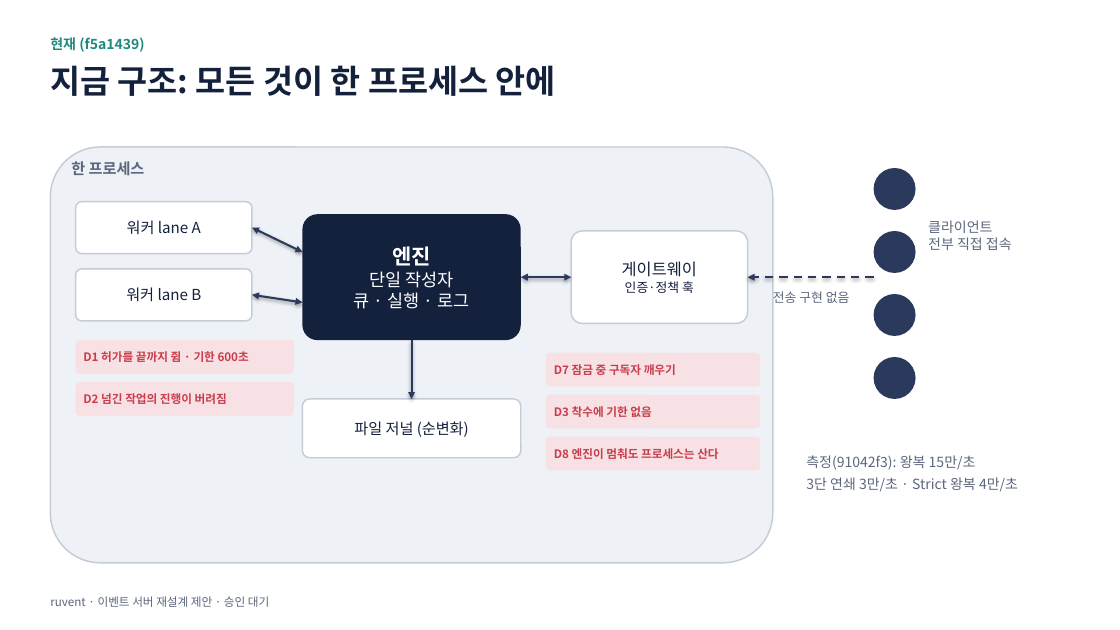
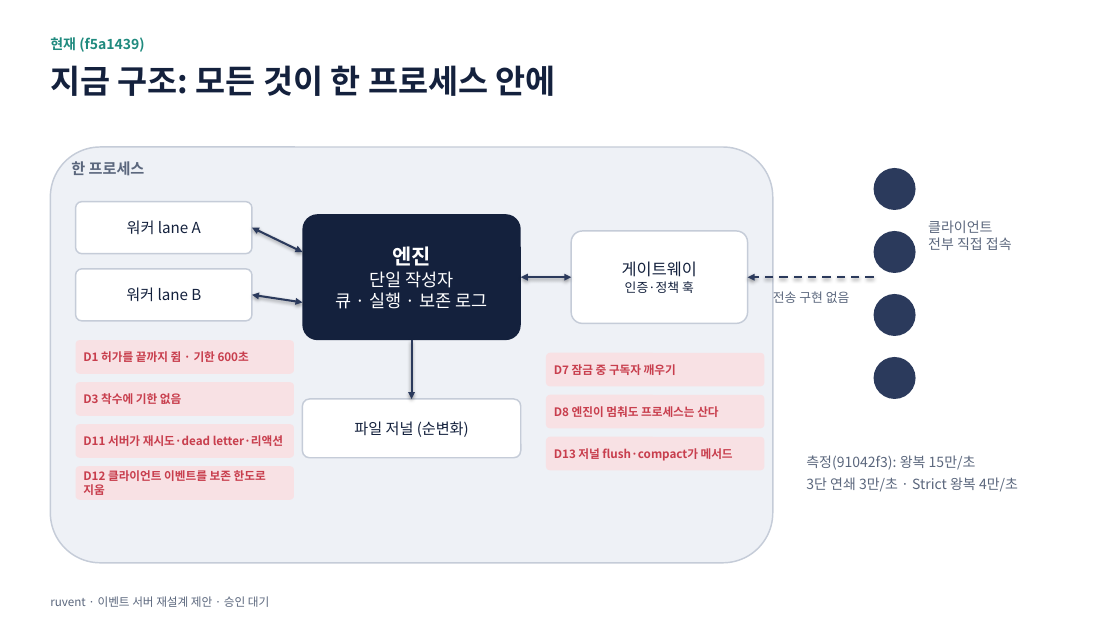
Before and after one commit to hikaMaeng/ruvent, a slide deck: slide 3 of docs/proposals/event-server-redesign.pptx. Drawn at 1120x630 pixels with LibreOffice and Linux fonts; fonts in the diff are those of the drawing. Boxes give left, top, right and bottom in pixels: in the first picture for what was removed or moved away, otherwise in the second. Text is boxed around its words. In the diff, an @@ line names an element or a change of style, - is before the commit and + after.

```diff
--- a/docs/proposals/event-server-redesign.pptx
+++ b/docs/proposals/event-server-redesign.pptx
@@ text in rounded rectangle at [336,292,487,309]: text changed @@
-큐 · 실행 · 로그
+큐 · 실행 · 보존 로그
@@ rounded rectangle "D7 잠금 중 구독자 깨우기": place and size @@
-rounded rectangle "D7 잠금 중 구독자 깨우기" at [546,353,760,386]
+rounded rectangle "D7 잠금 중 구독자 깨우기" at [546,353,765,386]
@@ text in rounded rectangle at [83,393,181,404]: text changed @@
-D2 넘긴 작업의 진행이 버려짐
+D3 착수에 기한 없음
@@ rounded rectangle "D8 엔진이 멈춰도 프로세스는 산다": place and size @@
-rounded rectangle "D8 엔진이 멈춰도 프로세스는 산다" at [546,437,760,471]
+rounded rectangle "D8 엔진이 멈춰도 프로세스는 산다" at [546,395,765,429]
@@ rounded rectangle removed at [546,395,760,429] @@
-D3 착수에 기한 없음
@@ rounded rectangle added at [76,424,294,458], fill #F8E1E4, 10 pt, text #C83E4D, bold @@
+D11 서버가 재시도·dead letter·리액션
@@ rounded rectangle added at [546,437,765,471], fill #F8E1E4, 10 pt, text #C83E4D, bold @@
+D13 저널 flush·compact가 메서드
@@ rounded rectangle added at [76,466,294,500], fill #F8E1E4, 10 pt, text #C83E4D, bold @@
+D12 클라이언트 이벤트를 보존 한도로 지움
```
Also in this commit, not shown: 16 other slides changed, 6 slides added, 6 slides removed, 3 other files.
